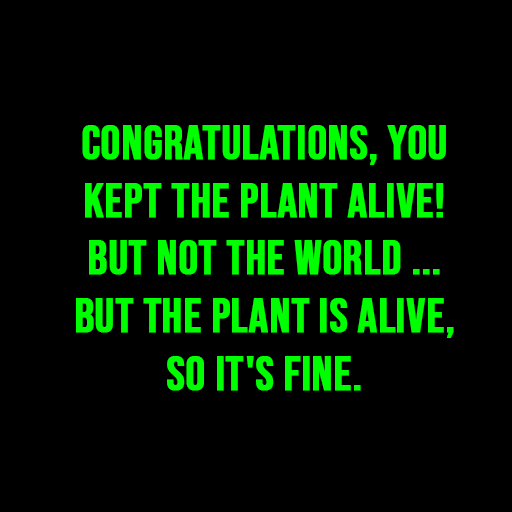
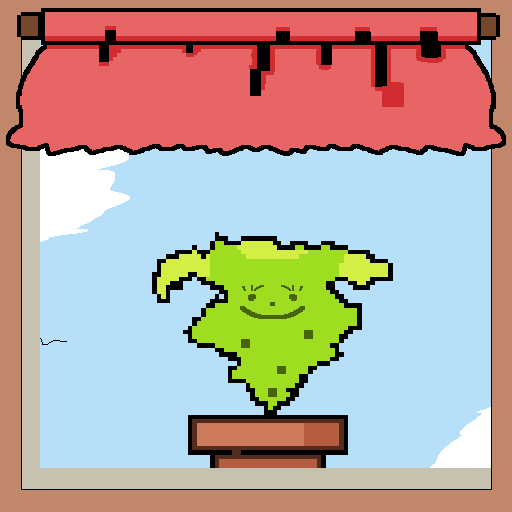
Two versions of the same layered image (512 x 512). Layer-by-layer changes:
hid "Congratulations, you kept the plant alive! but not the world .." over <box>76,125,454,391</box>
hid "Capa 2" over <box>0,0,512,512</box>
showed "Window" over <box>0,0,512,512</box>
showed group "Sprites" (33 layers) over <box>0,0,512,512</box>
